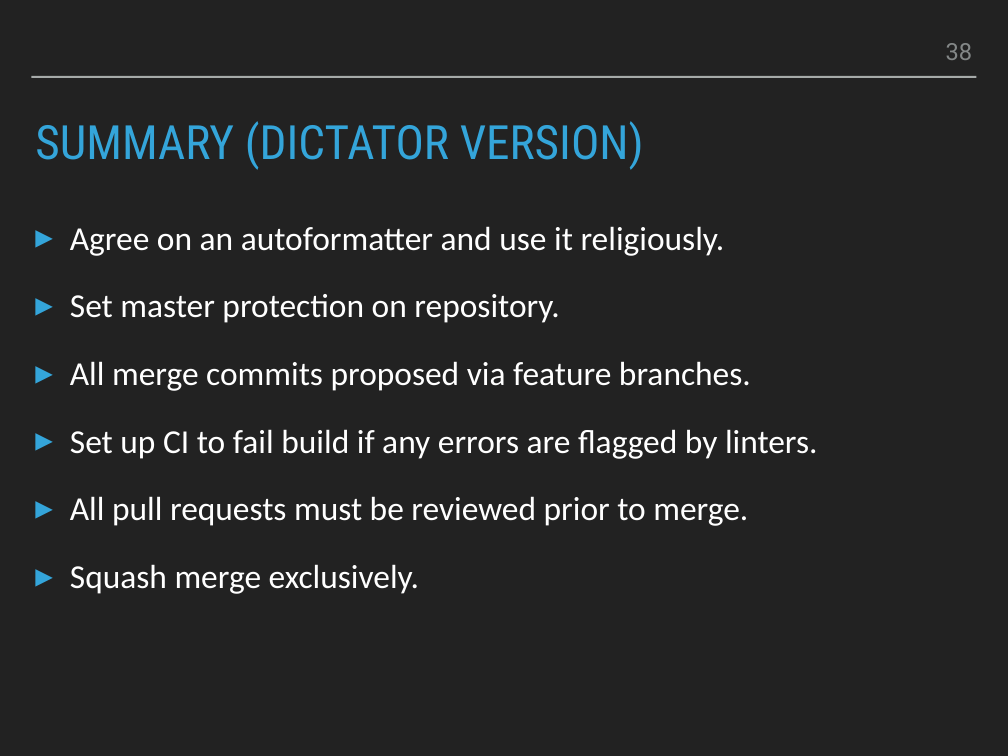
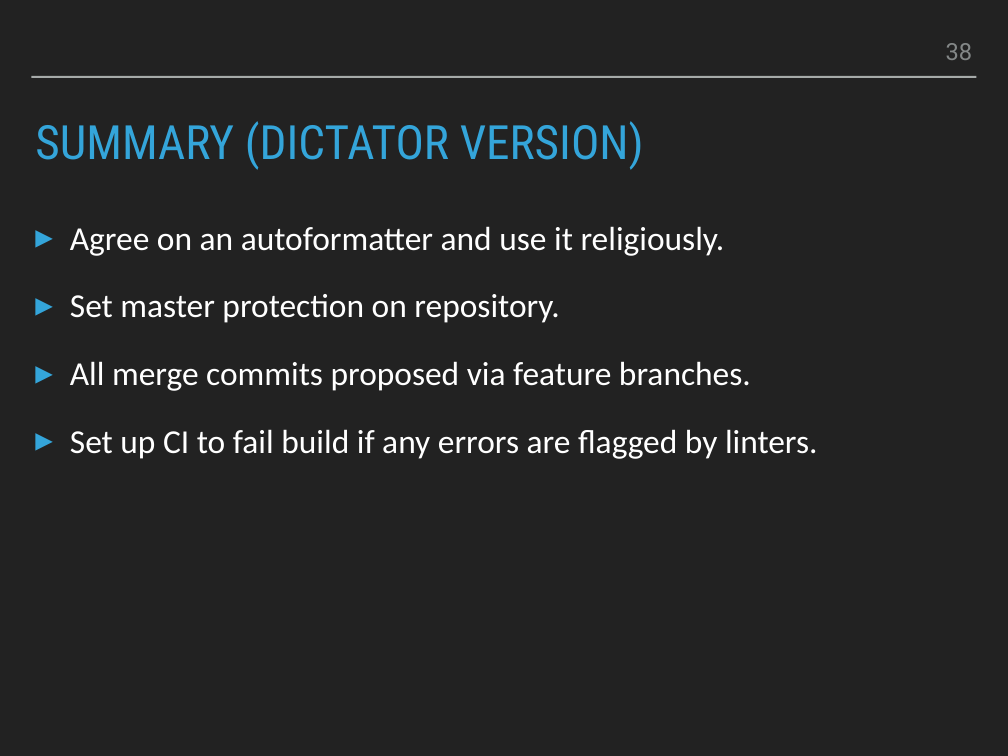
Before and after one commit to smu095/presentations, a slide deck: slide 38 of python101/slides/python101.pptx. Drawn at 1008x756 pixels with LibreOffice and Linux fonts; fonts in the diff are those of the drawing. Boxes give left, top, right and bottom in pixels: in the first picture for what was removed or moved away, otherwise in the second. Text is boxed around its words. In the diff, an @@ line names an element or a change of style, - is before the commit and + after.

```diff
--- a/python101/slides/python101.pptx
+++ b/python101/slides/python101.pptx
@@ text at <box>70,496,748,594</box>: paragraphs removed @@
-▸ All pull requests must be reviewed prior to merge.
-▸ Squash merge exclusively.
```
Also in this commit, not shown: 7 other slides changed, 2 other files.
